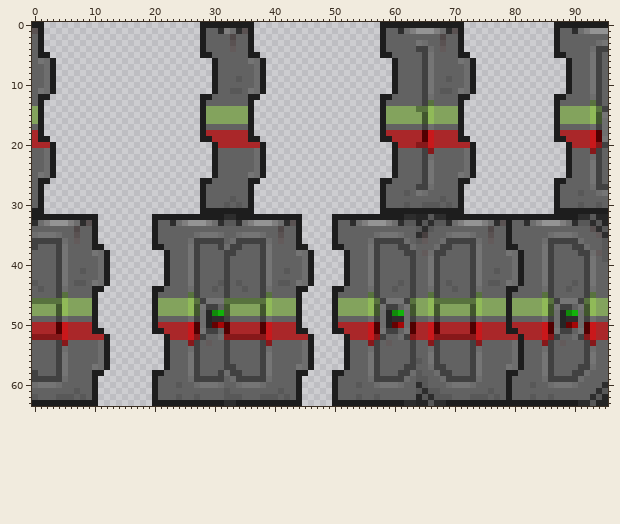
A sprite sheet gets an edit: Resources/Textures/_Impstation/Structures/Doors/Airlocks/Standard/lawyer.rsi/closing.png. Above, as it was before the edit.
The file is 96x64 pixels. Colours within 5 levels of each other are drawn and written as one.
The same view after the edit:
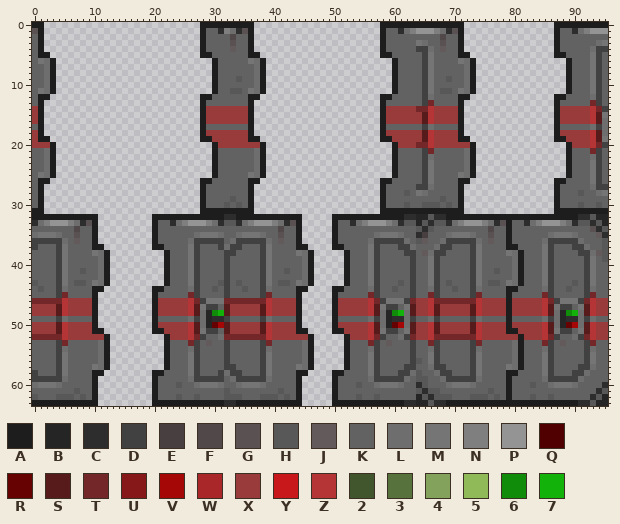
Palette (. is transparent): A #1d1d1d  B #252525  C #2d2d2d  D #414141  E #484040  F #514949  G #5a5252  H #585858  J #635b5b  K #626262  L #6e6e6e  M #757575  N #807f7f  P #949494  Q #510001  R #660202  S #571b1c  T #732728  U #87181a  V #a50707  W #aa2729  X #993a3b  Y #c9181b  Z #b53436  2 #41562d  3 #58723e  4 #83a35d  5 #90ba58  6 #108b0a  7 #12b20a
From old to new:
Changed rows in their new state; - is an unchanged pixel.
first column x 0:
13 ------------------------------------------------------------------T--------------------------T-
14 X----------------------------XXXXXXX-----------------------XXXXXTTZXXXX-----------------XXXXXZT
15 X----------------------------XXXXXXX-----------------------XXXXXXSZXXXX-----------------XXXXXZS
16 X----------------------------XXXXXXX-----------------------XXXXXXSZXXXX-----------------XXXXXZS
18 X----------------------------XXXXXXX-----------------------XXXXXXSZXXXX-----------------XXXXXZS
19 X-----------------------------XXXXXX------------------------XXXXXSZXXXX------------------XXXXZS
20 XXX----------------------------XXXXXXX-----------------------XXXTTZXXXXXX-----------------XXXZT
21 ------------------------------------------------------------------T--------------------------T-
first column x 0:
45 -----T--------------------T------------T----------------T---------T-------T----------T-------T--
46 TTTTTZXXXX-----------XXXXXZT----TTTTTTTZXXXX-------XXXXXZT-----TXXZTTTTTTTZXXXX-XXXXXZT-----TZXX
47 XXXXSZXXXX-----------XXXXXZS----SXXXXXSZXXXX-------XXXXXZS-----SXXZSXXXXXSZXXXX-XXXXXZS-----SZXX
48 XXXXSZXXXX-----------XXXXXZS----SXXXXXSZXXXX-------XXXXXZS-----SXXZSXXXXXSZXXXX-XXXXXZS-----SZXX
50 XXXXSZXXXX-----------XXXXXZS----SXXXXXSZXXXX-------XXXXXZS-----SXXZSXXXXXSZXXXX-XXXXXZS-----SZXX
51 XXXXSZXXXX------------XXXXZS----SXXXXXSZXXXX--------XXXXZS-----SXXZSXXXXXSZXXXX--XXXXZS-----SZXX
52 TTTTTZXXXXXX-----------XXXZT----TTTTTTTZXXXXXX-------XXXZT-----TXXZTTTTTTTZXXXXXX-XXXZT-----TZXX
53 -----T--------------------T------------T----------------T---------T-------T----------T-------T--
